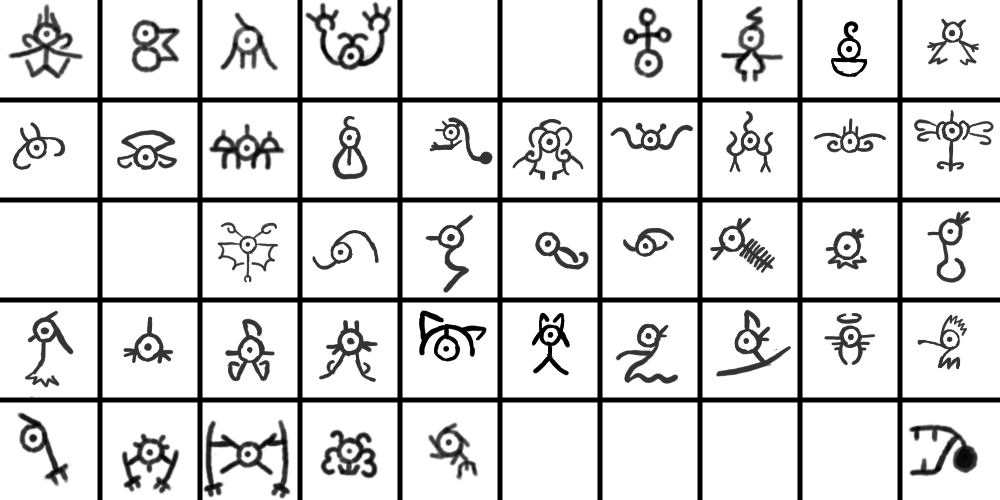
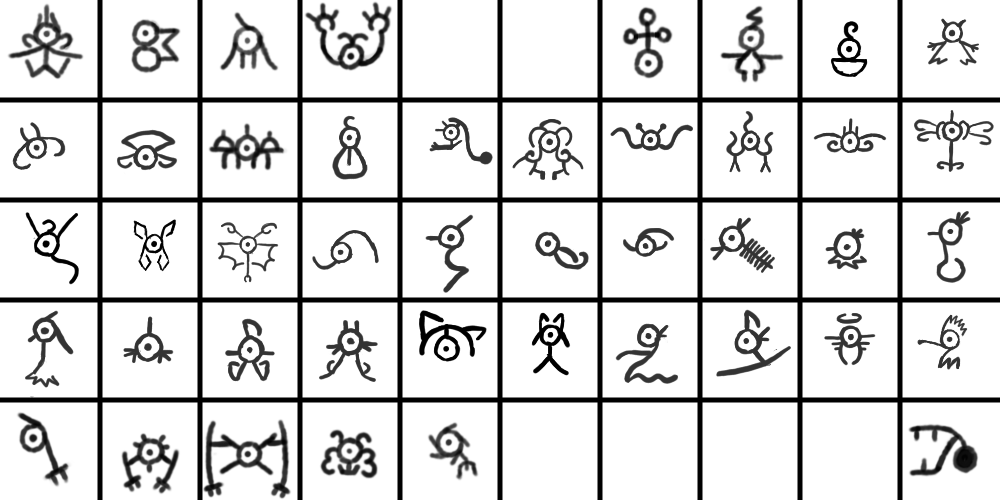
Two versions of the same layered image (1000x500). Layer-by-layer changes:
painted on "Paint Layer 1" over bbox(25, 212, 177, 285)
